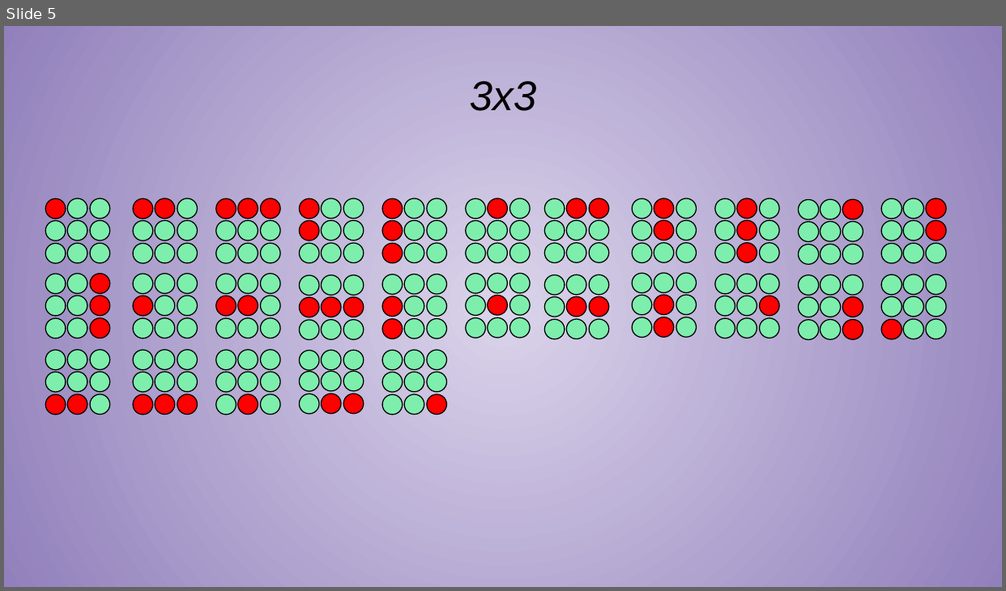
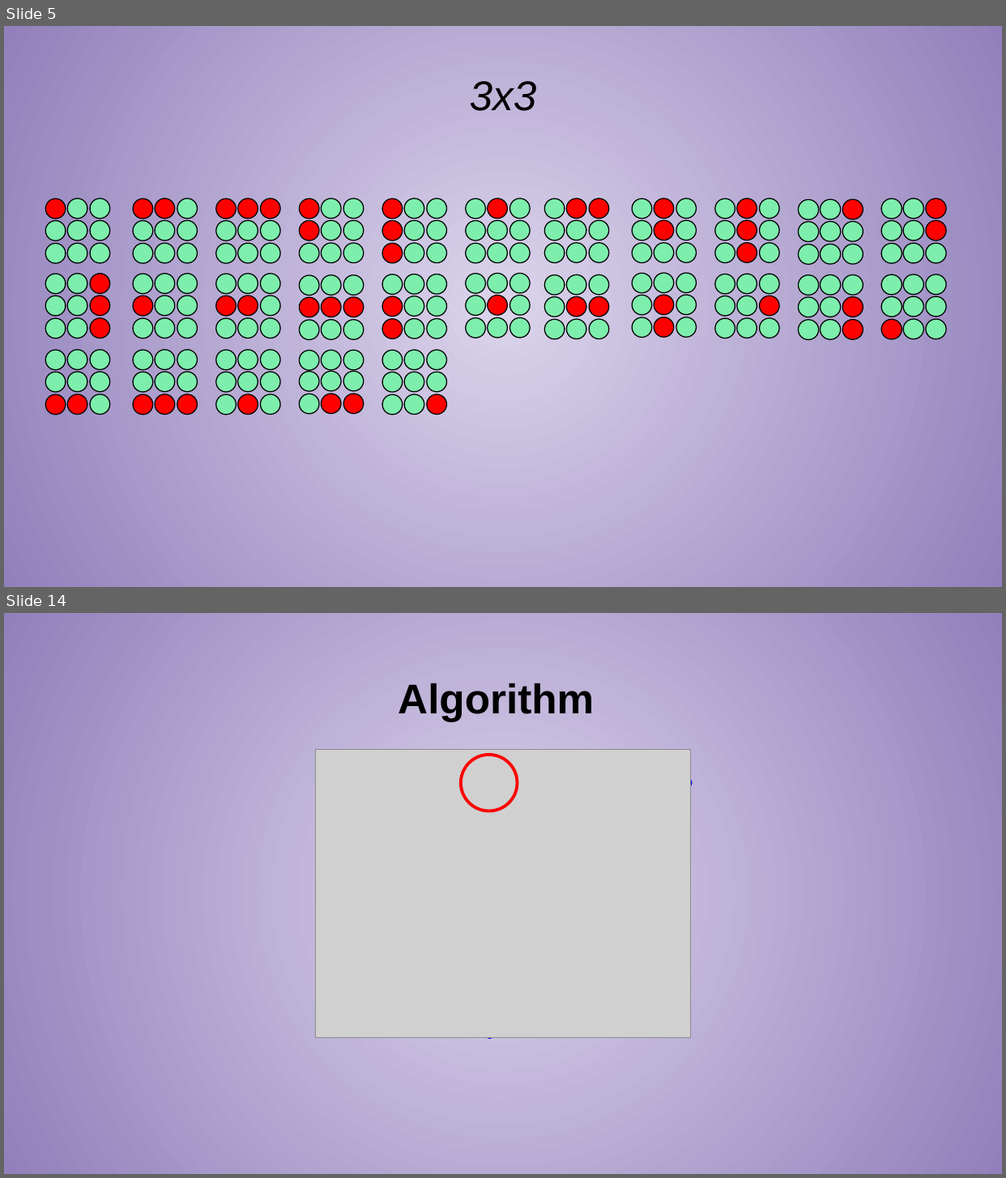
Before and after one commit to Gulaabihaathee/_Graphical_Combinatorics, a slide deck: BALLS.pptx. Shown one above the other, each under a label of ours: slide 5 before the commit, slides 5 and 14 after it; the slides between them are not shown. The pictures are 1006x591 and 1006x1178 pixels, drawn with LibreOffice and Linux fonts; fonts in the diff are those of the drawing; grey boxes stand for pictures. Boxes give left, top, right and bottom in pixels: in the first picture for what was removed or moved away, otherwise in the second. Text is boxed around its words. In the diff, an @@ line names an element or a change of style, - is before the commit and + after.

```diff
--- a/BALLS.pptx
+++ b/BALLS.pptx
@@ slide 14 added at (4,613,1002,1174), background gradient #DBD4EB to #9180BB @@
@@ text added at (398,683,594,722), 30 pt, text #000000, bold @@
+Algorithm
@@ picture added at (315,750,691,1038) @@
@@ ellipse added at (461,755,518,811), outline #FF0000 2.25 pt @@
@@ ellipse added at (468,764,691,802), outline #0000FF 2.25 pt @@
@@ ellipse added at (468,764,512,1038), outline #0000FF 2.25 pt @@
```
Also in this commit, not shown: 2 other slides added.
